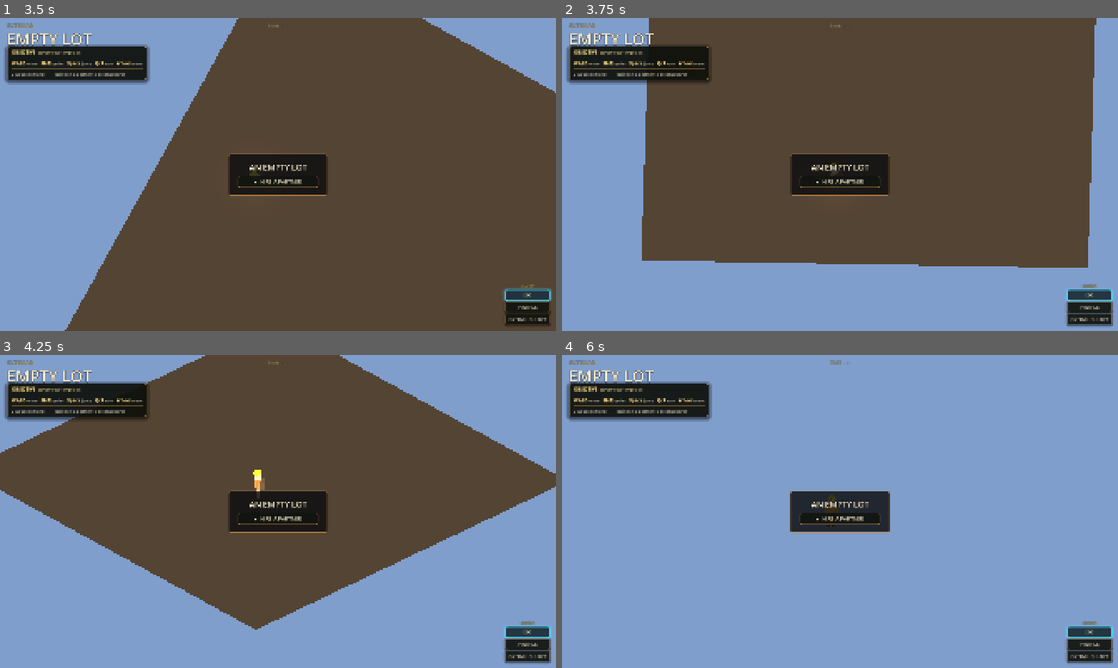
Above: before the commit, frames 1-4 (two rows, left to right).
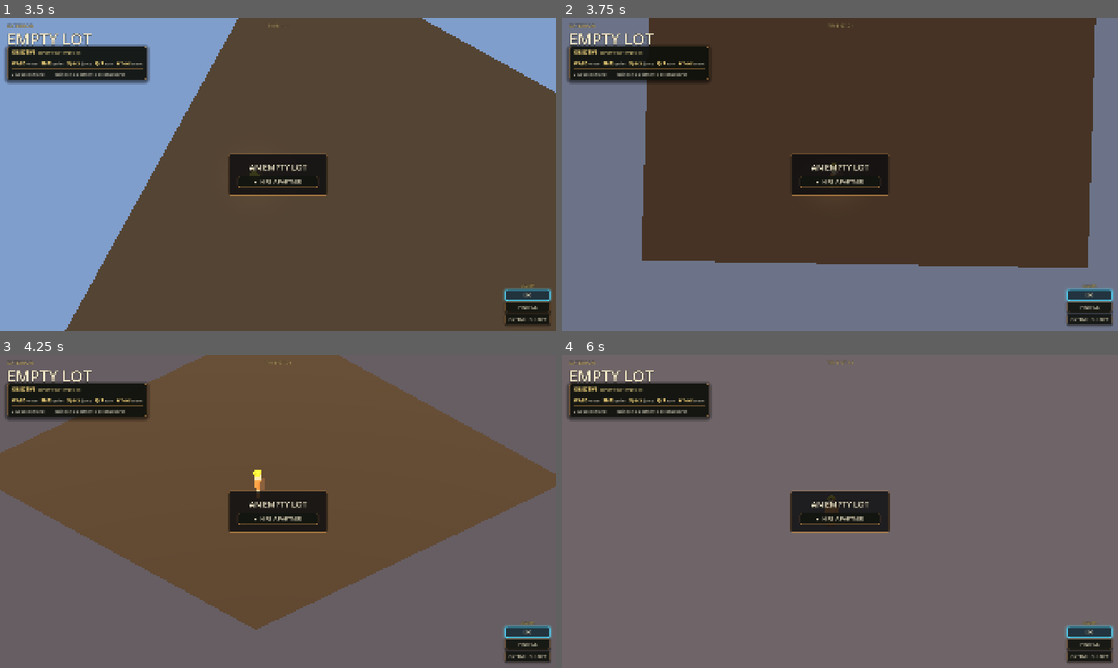
Above: after the commit, the same moments.

Repository: jaredclarkgay/space-tower-iso
Game: Godot game, scene res://scenes/tower/tower.tscn
Same seed, same stepped clock (60 frames per second), same inputs: the game is played once before the commit and once after it.
Inputs (mouse positions are in pixels of both pictures, inside the frame that each line leads up to):
- Up to frame 1 (3.5 s): tap Enter at 0.5 s; move the mouse to (400, 158) at 0.52 s; hold D (move_right) 0.53-1.25 s; hold Middle mouse button (camera_pan) 0.53-1.25 s; click (400, 158) at 0.67 s; tap Space (jump) at 0.77 s; drag from (166, 190) to (250, 237) at 1.27 s; move the mouse to (333, 105) at 2.02 s; hold D (move_right) 2.03-2.75 s; hold R (camera_rotate_right) 2.03-2.75 s; drag from (250, 237) to (111, 127) at 2.77 s
- Up to frame 2 (3.75 s): tap [ (debug_start_clock, bound only after the commit) at 3.5 s; move the mouse to (1006, 221) at 3.52 s; hold A (move_left) from 3.53 s (still down); hold Mouse wheel down (camera_zoom_out) from 3.53 s (still down)
- Up to frame 3 (4.25 s): keep holding A (move_left); keep holding Mouse wheel down (camera_zoom_out); tap Space (jump) at 3.77 s; tap [ (debug_start_clock, bound only after the commit) at 4.15 s
- Up to frame 4 (6 s): release A (move_left) at 4.25 s; release Mouse wheel down (camera_zoom_out) at 4.25 s; drag from (673, 464) to (756, 433) at 4.27 s; move the mouse to (867, 511) at 5.02 s; hold S (move_down) 5.03-5.75 s; tap P (plant) at 5.1 s; click (867, 511) at 5.17 s; drag from (756, 433) to (728, 527) at 5.77 s

Frame 1 is identical in both runs. In frame 2, 34% of the frame differs, in the area x 0-100%, y 0-100%; in frame 3, 45%; in frame 4, 94%.

Commit message:
feat(time): debug [ key to start the day/night clock on demand
The clock normally only latches at the TEMPORAL phase, so day/night isn't
visible in early play. debug_start_clock ([, keycode 91) calls TimeOfDay.start()
immediately so the lighting swing is testable without walking the whole arc.
Robust two-event binding (keycode + physical) like debug_advance_phase.

Co-Authored-By: Claude Opus 4.8 (1M context) <noreply@anthropic.com>

Diff:
--- a/project.godot
+++ b/project.godot
@@ -155,6 +155,12 @@
 , Object(InputEventKey,"resource_local_to_scene":false,"resource_name":"","device":-1,"window_id":0,"alt_pressed":false …(181 unchanged characters)…
 ]
 }
+debug_start_clock={
+"deadzone": 0.5,
+"events": [Object(InputEventKey,"resource_local_to_scene":false,"resource_name":"","device":-1,"window_id":0,"alt_pressed":false,"shift_pressed":false,"ctrl_pressed":false,"meta_pressed":false,"pressed":false,"keycode":91,"physical_keycode":0,"key_label":0,"unicode":91,"location":0,"echo":false,"script":null)
+, Object(InputEventKey,"resource_local_to_scene":false,"resource_name":"","device":-1,"window_id":0,"alt_pressed":false,"shift_pressed":false,"ctrl_pressed":false,"meta_pressed":false,"pressed":false,"keycode":0,"physical_keycode":91,"key_label":0,"unicode":0,"location":0,"echo":false,"script":null)
+]
+}
 survey={
 "deadzone": 0.5,
 "events": [Object(InputEventKey,"resource_local_to_scene":false,"resource_name":"","device":-1,"window_id":0,"alt_press …(195 unchanged characters)…
--- a/scenes/tower/tower_controller.gd
+++ b/scenes/tower/tower_controller.gd
@@ -187,6 +187,12 @@
 	# back to EMPTY_LOT returns to the lot).
 	if Input.is_action_just_pressed(&"debug_advance_phase"):
 		_debug_advance_phase()
+	# Debug: [ starts the day/night clock now (it normally only latches at the
+	# TEMPORAL phase), so the lighting swing is testable without walking the arc.
+	if Input.is_action_just_pressed(&"debug_start_clock"):
+		var tod: Node = get_node_or_null("/root/TimeOfDay")
+		if tod and tod.has_method("start"):
+			tod.start()
 	# Ceiling bonk → a localized glass glow at the hit point on the floor above.
 	if _player and _player.has_method("is_on_ceiling") and _player.is_on_ceiling():
 		_ceiling_pulse = 1.0
